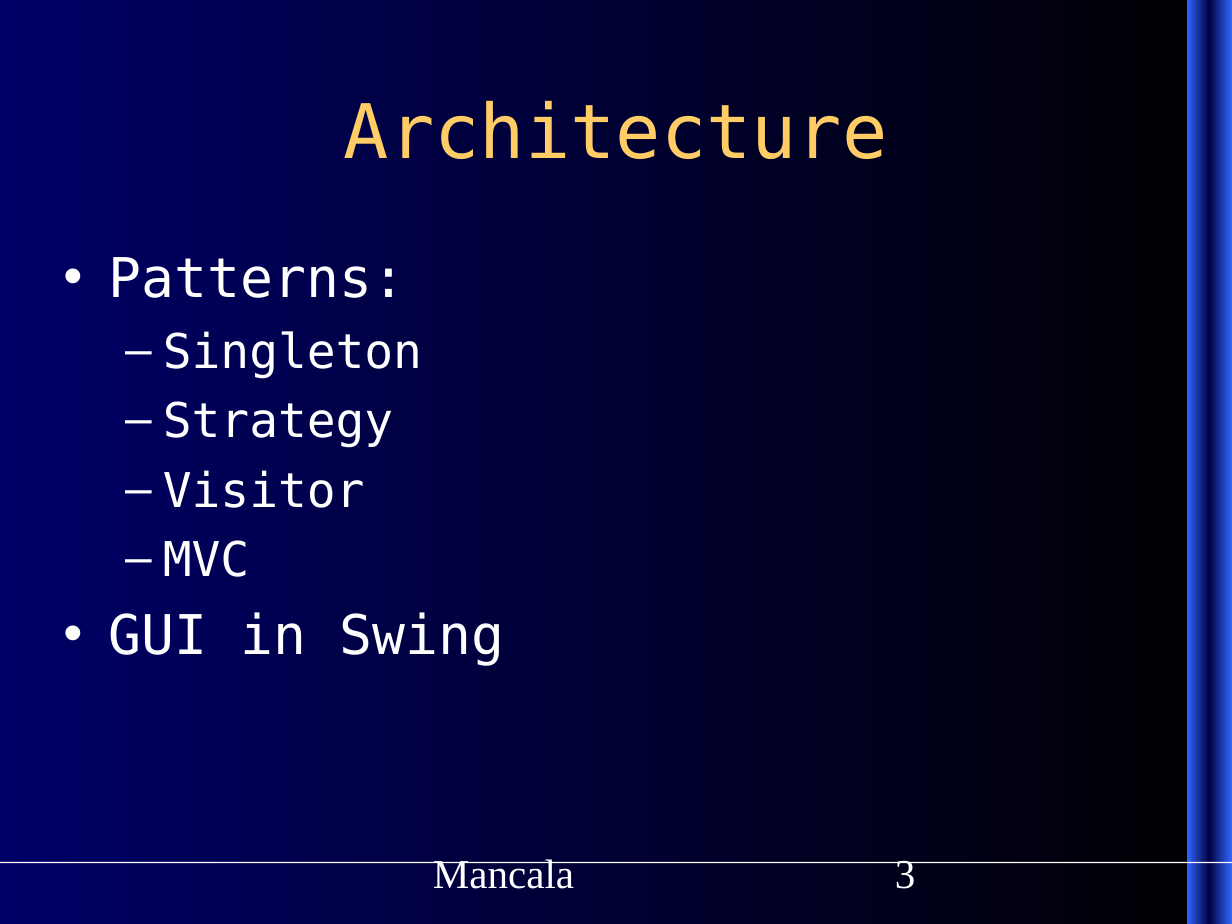
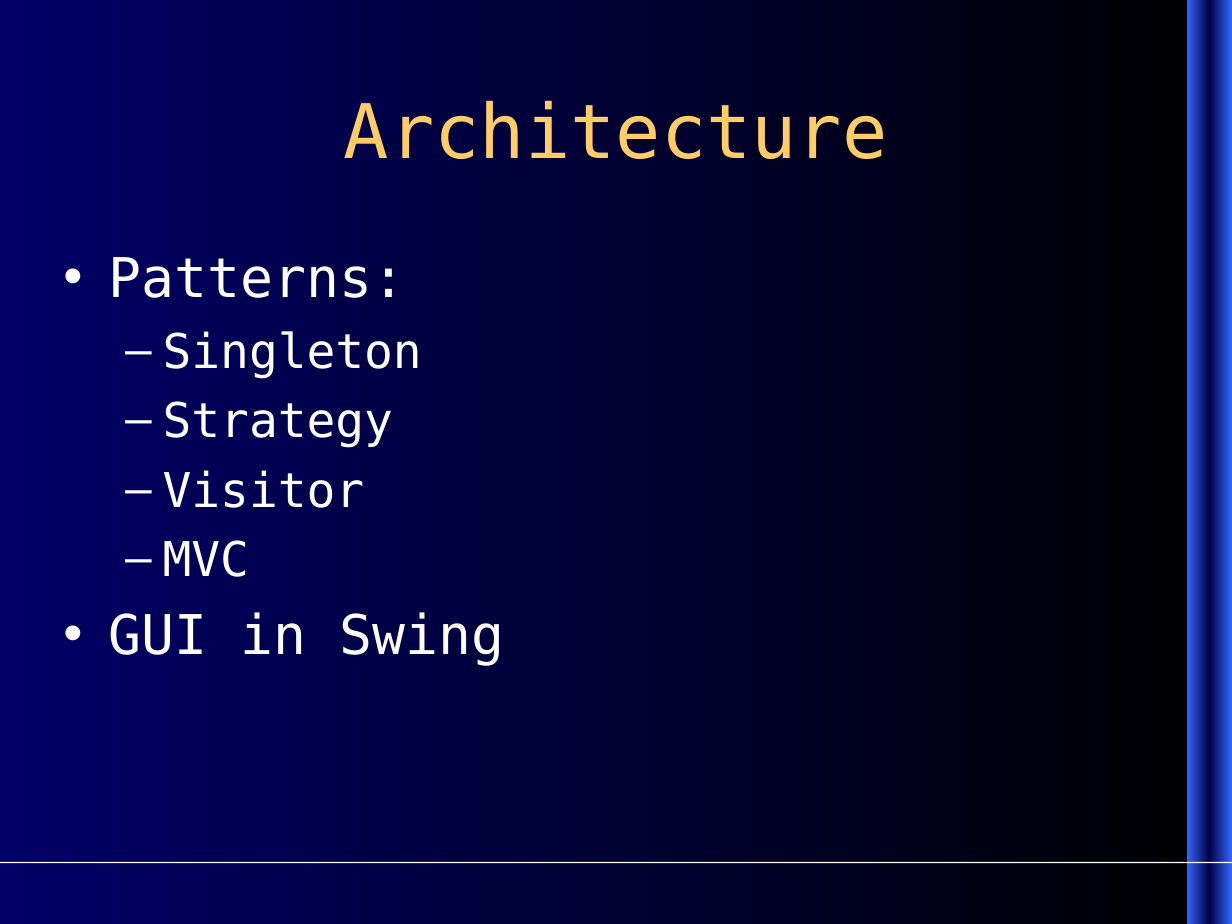
Before and after one commit to sysmod/sysmod10, a slide deck: slide 3 of Documents/presentation.ppt. Drawn at 1232x924 pixels with LibreOffice and Linux fonts; fonts in the diff are those of the drawing. Boxes give left, top, right and bottom in pixels: in the first picture for what was removed or moved away, otherwise in the second. Text is boxed around its words. In the diff, an @@ line names an element or a change of style, - is before the commit and + after.

```diff
--- a/Documents/presentation.ppt
+++ b/Documents/presentation.ppt
@@ text removed at <box>433,859,574,889</box> @@
-Mancala
@@ page number removed at <box>895,860,916,889</box> @@
-3
```
Also in this commit, not shown: 6 other slides changed, 2 slides added, 2 slides removed.
